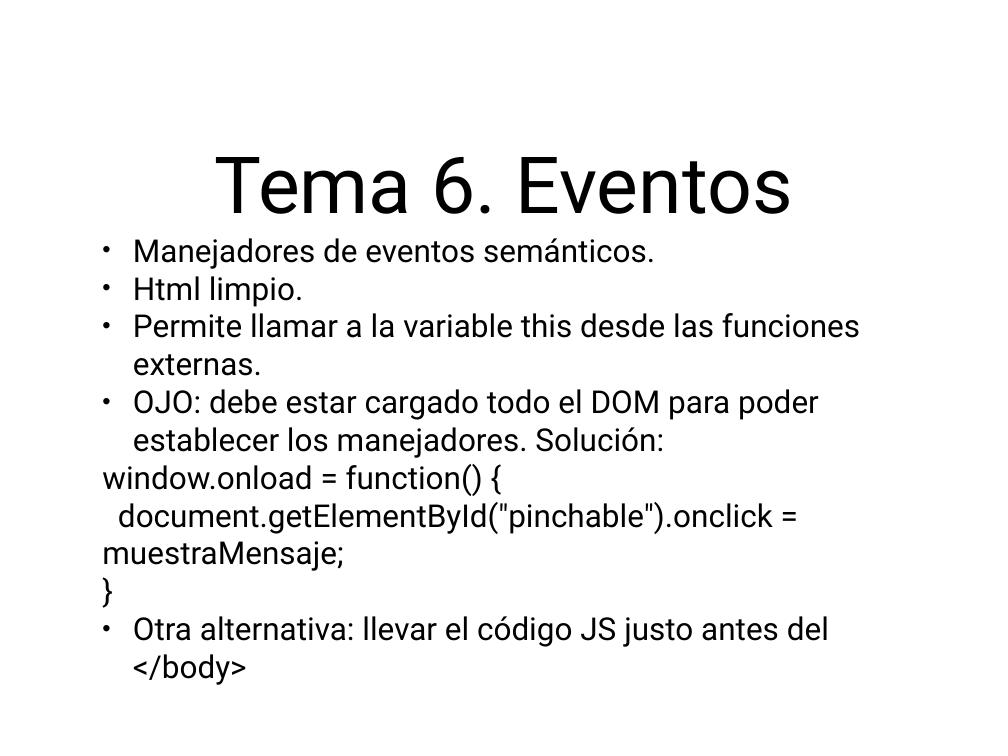
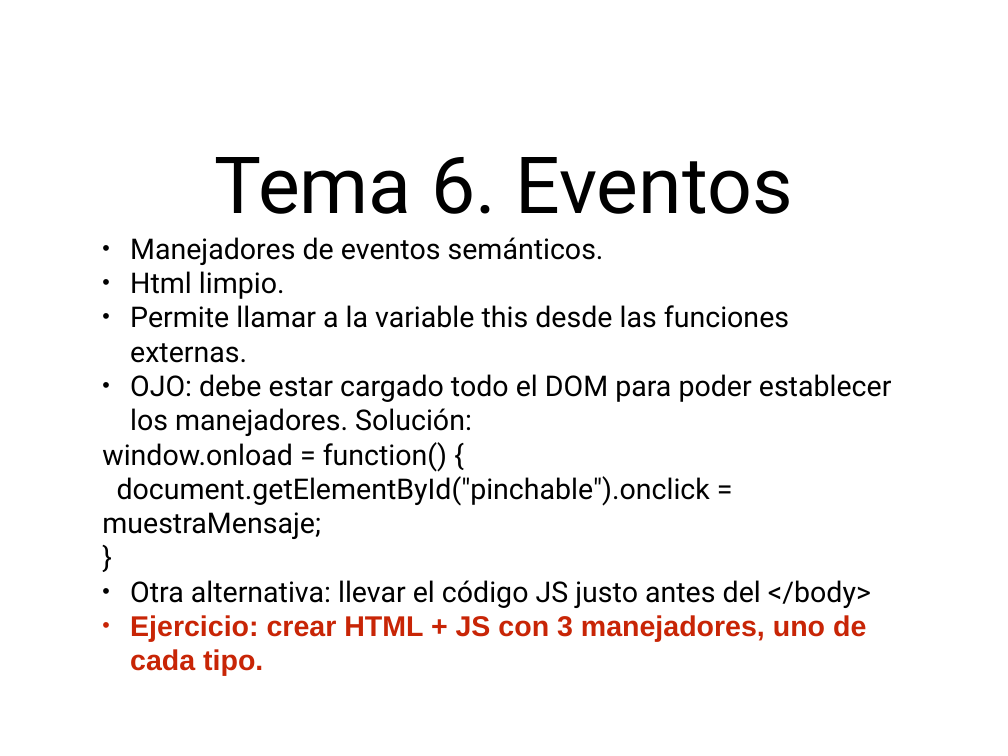
Before and after one commit to fitamix/CursoJS, a slide deck: slide 13 of Tema6/Tema6.ppt. Drawn at 1008x756 pixels with LibreOffice and Linux fonts; fonts in the diff are those of the drawing. Boxes give left, top, right and bottom in pixels: in the first picture for what was removed or moved away, otherwise in the second. Text is boxed around its words. In the diff, an @@ line names an element or a change of style, - is before the commit and + after.

```diff
--- a/Tema6/Tema6.ppt
+++ b/Tema6/Tema6.ppt
@@ subtitle at (x1=102, y1=237, x2=892, y2=608): size 32 to 29 pt in "Manejadores de eventos semánticos.", "Html limpio.", "Permite llamar a la variable this desde ...", "OJO: debe estar cargado todo el DOM ..." and 4 more places; indent changed @@
@@ subtitle at (x1=130, y1=615, x2=866, y2=676): paragraph added @@
+• Ejercicio: crear HTML + JS con 3 manejadores, uno de cada tipo.
```
Also in this commit, not shown: 1 other slide changed, 8 other files.
